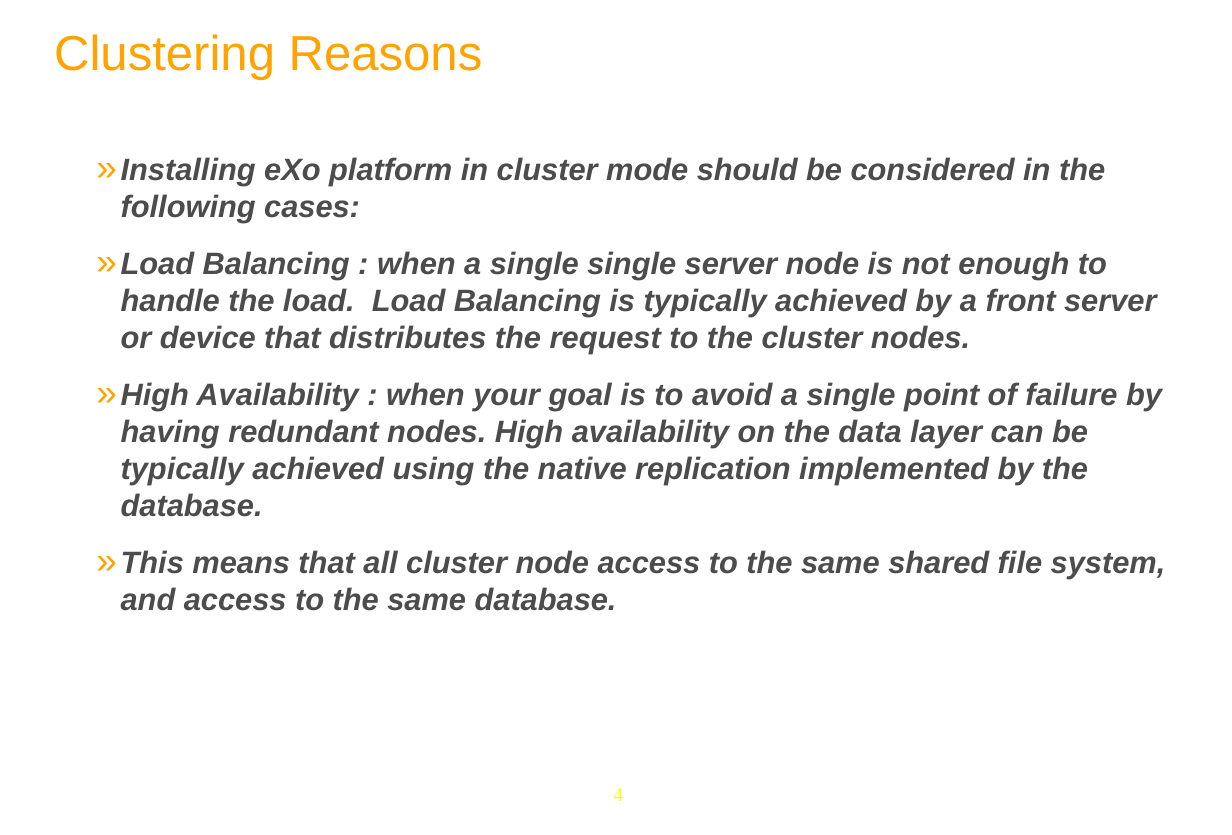
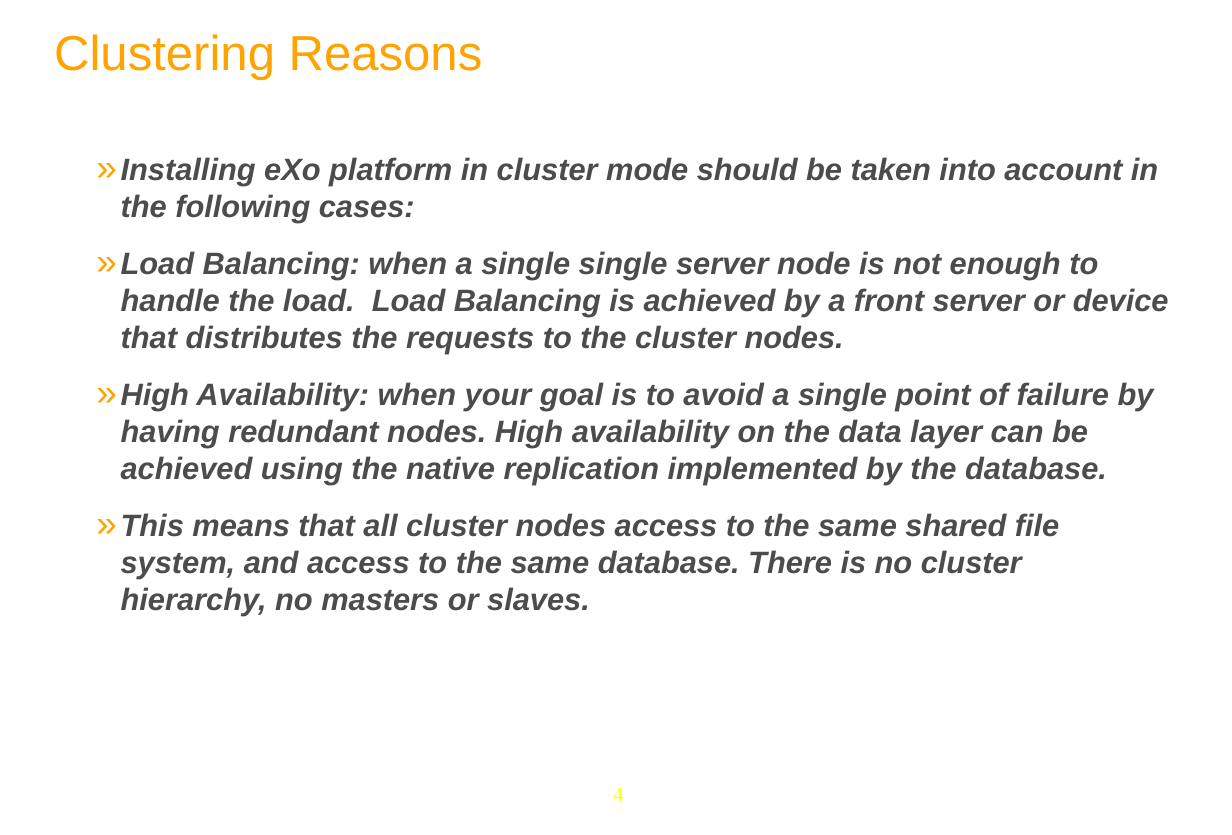
Before and after one commit to anhvurz90/training, a slide deck: slide 4 of exo-sysAdmin/950-Clustering-XSys-en.pptx. Drawn at 1232x835 pixels with LibreOffice and Linux fonts; fonts in the diff are those of the drawing; background and template pictures are left out. Boxes give left, top, right and bottom in pixels: in the first picture for what was removed or moved away, otherwise in the second. Text is boxed around its words. In the diff, an @@ line names an element or a change of style, - is before the commit and + after.

```diff
--- a/exo-sysAdmin/950-Clustering-XSys-en.pptx
+++ b/exo-sysAdmin/950-Clustering-XSys-en.pptx
@@ text at bbox=[121, 157, 1169, 615]: text changed @@
-  » Installing eXo platform in cluster mode should be considered in the following cases:
-  » Load Balancing : when a single single server node is not enough to handle the load. Load Balancing is typically achieved by a front server or device that distributes the request to the cluster nodes.
-  » High Availability : when your goal is to avoid a single point of failure by having redundant nodes. High availability on the data layer can be typically achieved using the native replication implemented by the database.
-  » This means that all cluster node access to the same shared file system, and access to the same database.
+  » Installing eXo platform in cluster mode should be taken into account in the following cases:
+  » Load Balancing: when a single single server node is not enough to handle the load. Load Balancing is achieved by a front server or device that distributes the requests to the cluster nodes.
+  » High Availability: when your goal is to avoid a single point of failure by having redundant nodes. High availability on the data layer can be achieved using the native replication implemented by the database.
+  » This means that all cluster nodes access to the same shared file system, and access to the same database. There is no cluster hierarchy, no masters or slaves.
```
Also in this commit, not shown: 7 other slides changed, 6 other files.
